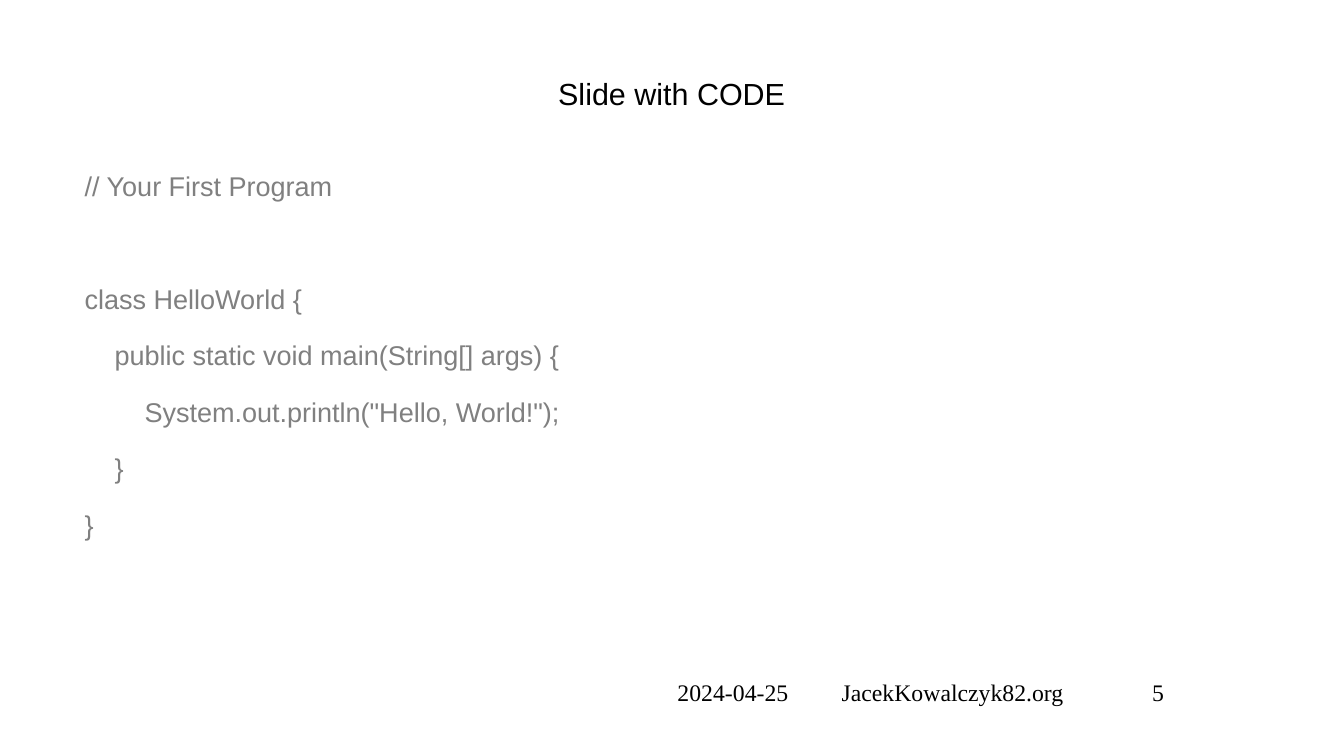
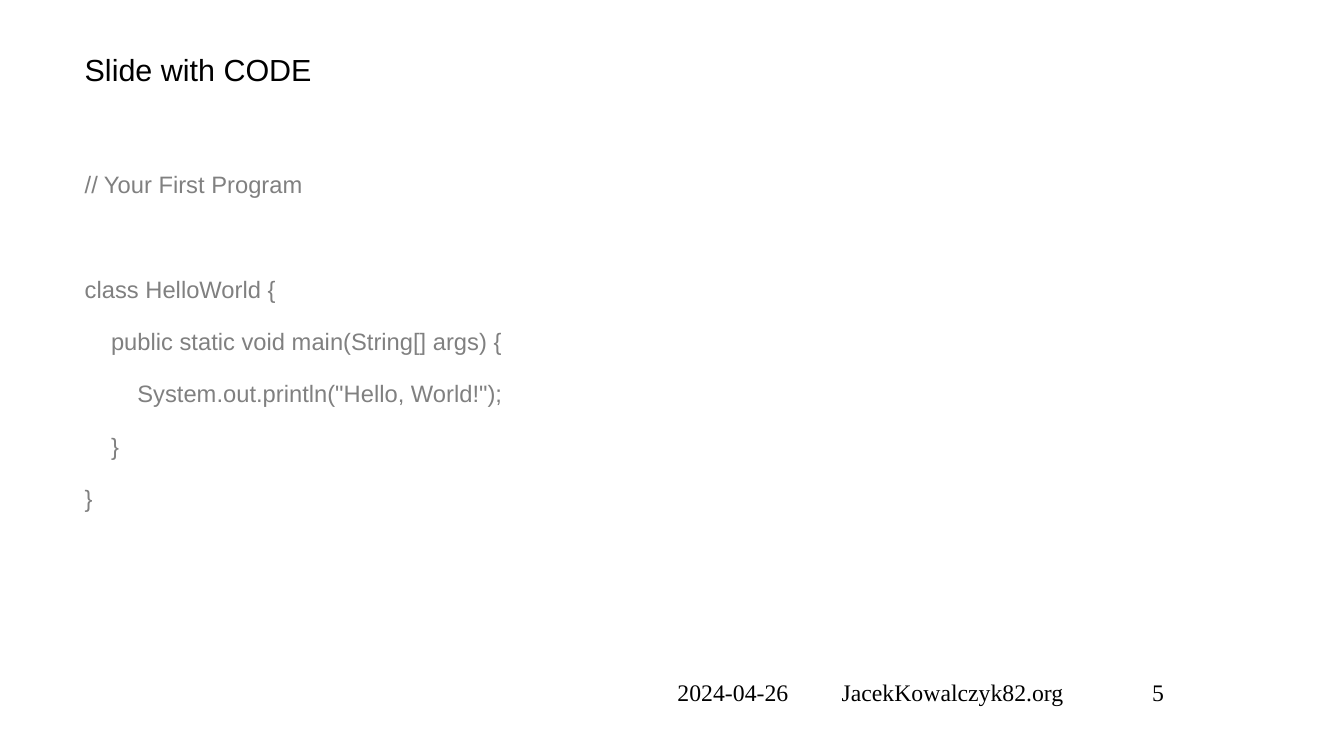
Before and after one commit to jacekkowalczyk82/code-2-present, a slide deck: slide 6 of HowTo-presentation.pptx. Drawn at 1344x756 pixels with LibreOffice and Linux fonts; fonts in the diff are those of the drawing; background and template pictures are left out. Boxes give left, top, right and bottom in pixels: in the first picture for what was removed or moved away, otherwise in the second. Text is boxed around its words. In the diff, an @@ line names an element or a change of style, - is before the commit and + after.

```diff
--- a/HowTo-presentation.pptx
+++ b/HowTo-presentation.pptx
@@ title "Slide with CODE": place and size @@
-title "Slide with CODE" at <box>558,83,785,106</box>
+title "Slide with CODE" at <box>85,59,312,82</box>
@@ title "Slide with CODE" at <box>85,59,312,82</box>: alignment centre to left; vertical alignment middle to top @@
@@ text "// Your First Program class ..." at <box>85,176,502,407</box>: size 16 to 14 pt @@
@@ text at <box>677,684,1164,706</box>: text changed @@
-2024-04-25 JacekKowalczyk82.org 5
+2024-04-26 JacekKowalczyk82.org 5
```
Also in this commit, not shown: 7 other slides changed, 8 other files.
